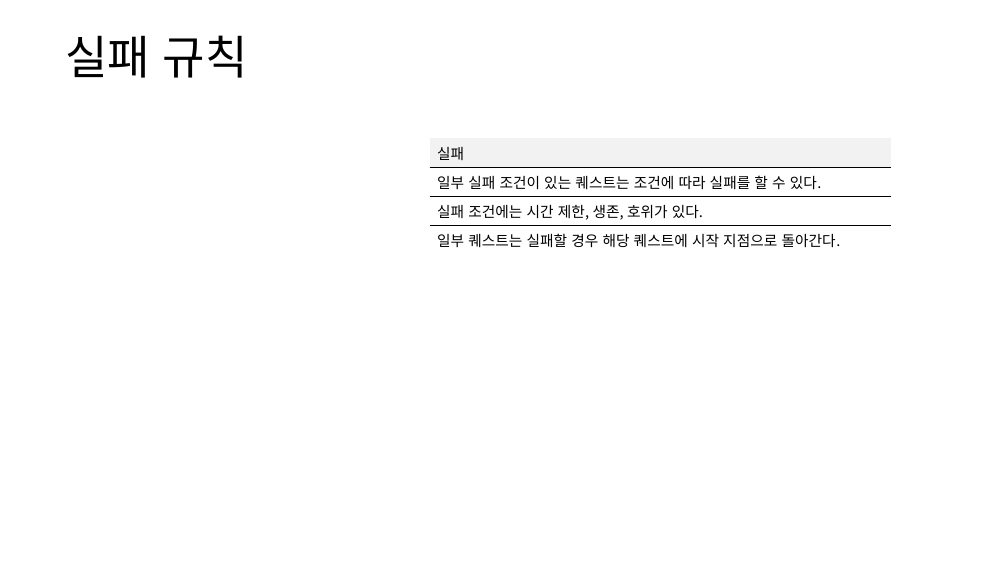
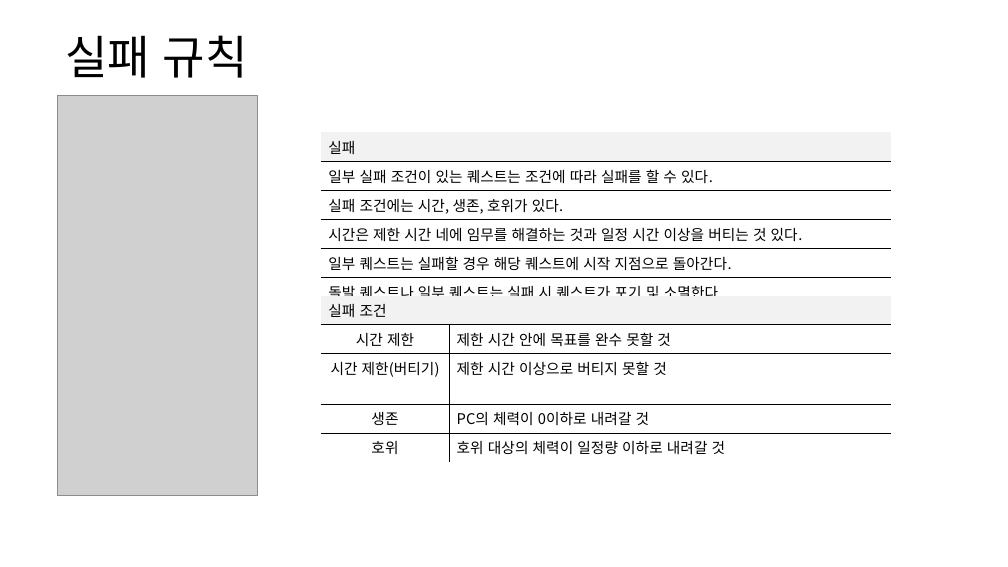
Before and after one commit to yjk0401/unityenginebasic_9th, a slide deck: slide 10 of 기획/방랑엽사전/퀘스트 시스템 기획서.pptx. Drawn at 1008x567 pixels with LibreOffice and Linux fonts; fonts in the diff are those of the drawing; grey boxes stand for pictures. Boxes give left, top, right and bottom in pixels: in the first picture for what was removed or moved away, otherwise in the second. Text is boxed around its words. In the diff, an @@ line names an element or a change of style, - is before the commit and + after.

```diff
--- a/기획/방랑엽사전/퀘스트 시스템 기획서.pptx
+++ b/기획/방랑엽사전/퀘스트 시스템 기획서.pptx
@@ picture added at [57, 96, 258, 495] @@
@@ table at [321, 132, 891, 300] @@
-row 3: 실패 조건에는 시간 제한, 생존, 호위가 있다.
+row 3: 실패 조건에는 시간, 생존, 호위가 있다.
+row 4: 시간은 제한 시간 네에 임무를 해결하는 것과 일정 시간 이상을 버티는 것 있다.
+row 6: 돌발 퀘스트나 일부 퀘스트는 실패 시 퀘스트가 포기 및 소멸한다.
@@ table: place and size @@
-table at [430, 138, 891, 251]
+table at [321, 132, 891, 300]
@@ table added at [321, 296, 891, 458], 5 rows, 2 columns @@
+실패 조건 | 
+시간 제한 | 제한 시간 안에 목표를 완수 못할 것
+시간 제한(버티기) | 제한 시간 이상으로 버티지 못할 것
+생존 | PC의 체력이 0이하로 내려갈 것
+호위 | 호위 대상의 체력이 일정량 이하로 내려갈 것
```
Also in this commit, not shown: 3 other slides changed, 18 other files.
